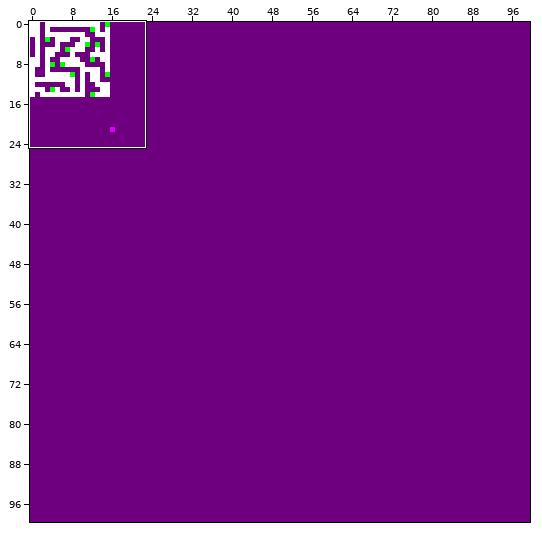
Level history. Tiled map: raw-assets/tilemaps/main.tmx. The first picture is a wide view before the edit; the outline marks the close-up.
Close-up. Before:
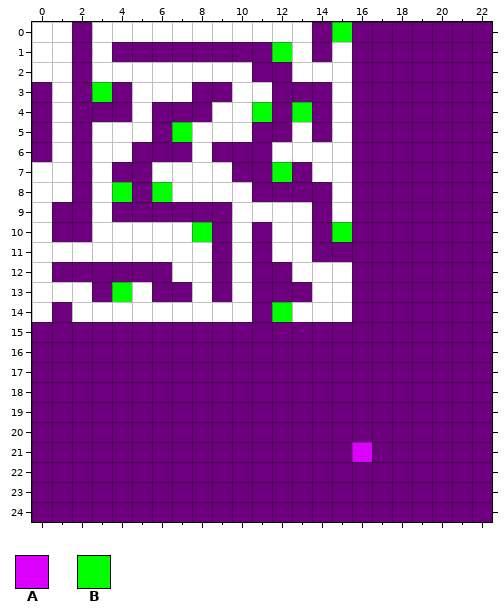
Cells are 32x32 px. Shown: x 0..22, y 0..24.
Key: from "collision": A 1; from "switches": B 1.
_ is an empty cell.
Layers that did not change in this view are not listed.
Layer "switches" before, first column x 0:
 0 _______________B_______
 1 ____________B__________
 2 _______________________
 3 ___B___________________
 4 ___________B_B_________
 5 _______B_______________
 6 _______________________
 7 ____________B__________
 8 ____B_B________________
 9 _______________________
10 ________B______B_______
11 _______________________
12 _______________________
13 ____B__________________
14 ____________B__________
15 _______________________
16 _______________________
17 _______________________
18 _______________________
19 _______________________
20 _______________________
21 ________________A______
22 _______________________
23 _______________________
24 _______________________
Once edited:
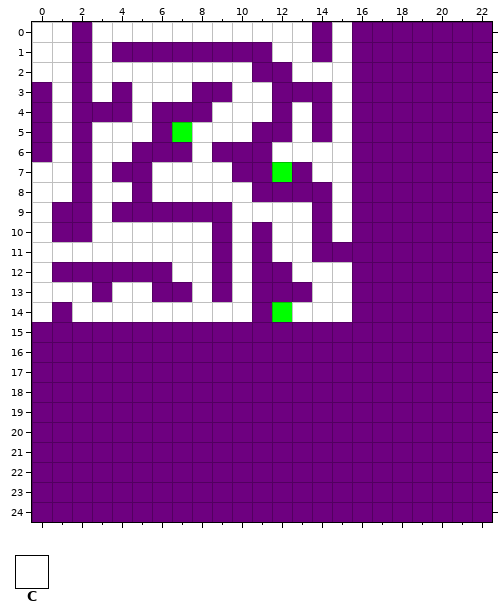
Further tiles: from "terrain": C 0.
Commit: Reduce the number of switch spawn points
What changed:
Layer "switches":
The edit turns tile B into tile C in row 0 at x 15; in row 3 at x 3.
Tile A is removed in row 21 at x 16.
Tile B is removed in row 1 at x 12; in row 4 at x 11 and 13; in row 8 at x 4 and 6; in row 10 at x 8 and 15; in row 13 at x 4.
